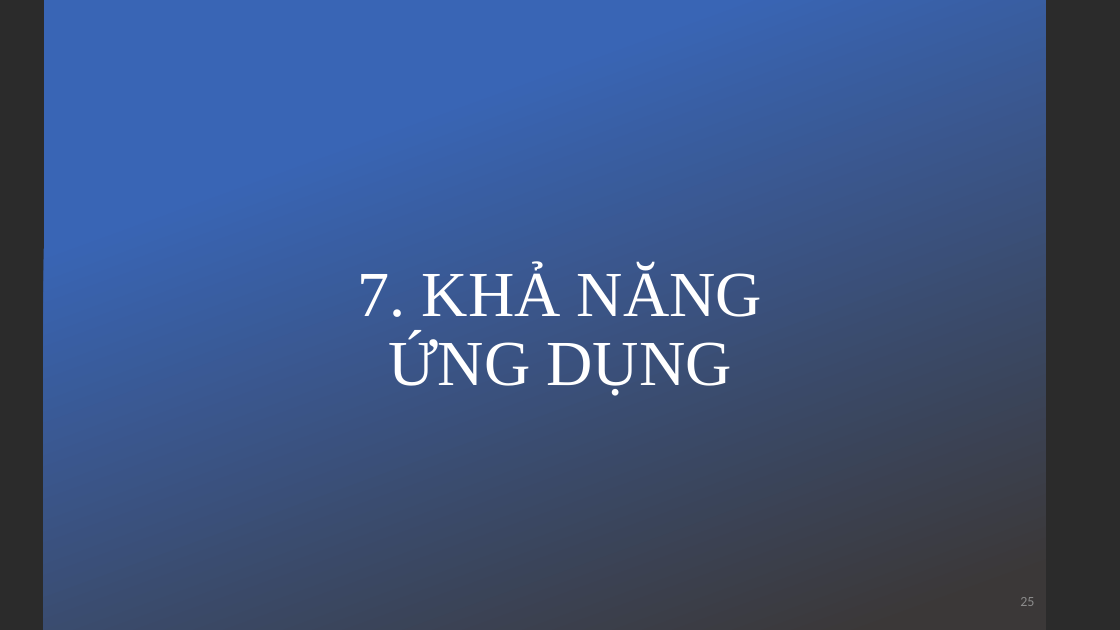
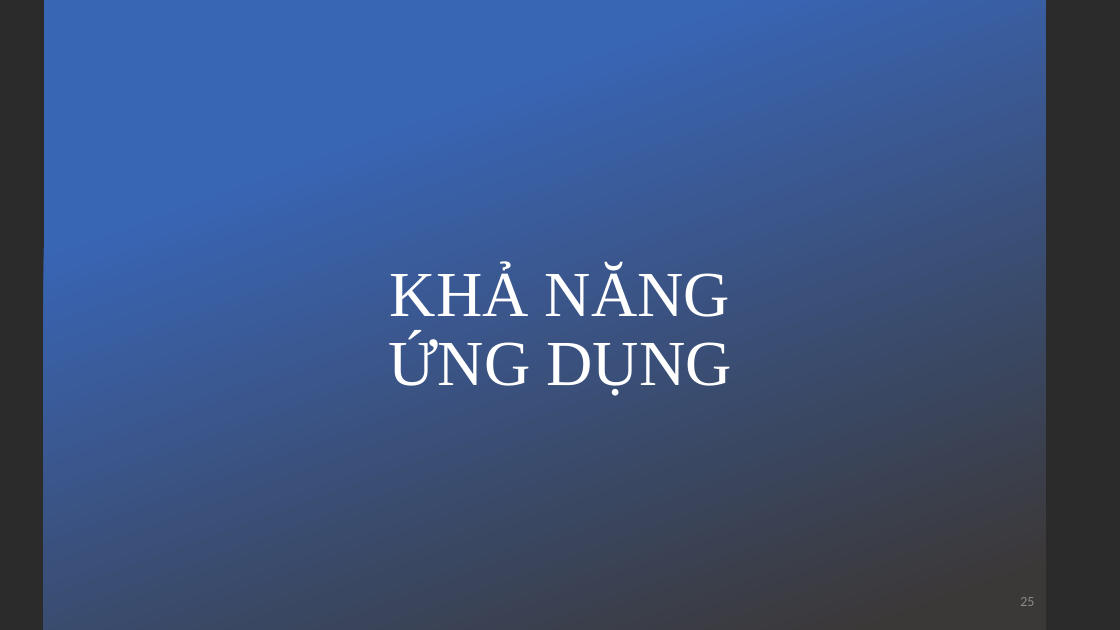
Before and after one commit to kieuconghau/lthdt-18clc1-09, a slide deck: slide 25 of Design Patterns/Design Patterns [Official]/Visitor/Visitor Design Pattern [Official].pptx. Drawn at 1120x630 pixels with LibreOffice and Linux fonts; fonts in the diff are those of the drawing; background and template pictures are left out; a plain dark background stands for a picture behind light text. Boxes give left, top, right and bottom in pixels: in the first picture for what was removed or moved away, otherwise in the second. Text is boxed around its words. In the diff, an @@ line names an element or a change of style, - is before the commit and + after.

```diff
--- a/Design Patterns/Design Patterns [Official]/Visitor/Visitor Design Pattern [Official].pptx
+++ b/Design Patterns/Design Patterns [Official]/Visitor/Visitor Design Pattern [Official].pptx
@@ title at <box>388,266,732,396</box>: text changed @@
-7. KHẢ NĂNG
-ỨNG DỤNG
+KHẢ NĂNG
+ỨNG DỤNG
```
Also in this commit, not shown: 36 other slides changed, 38 other files.
